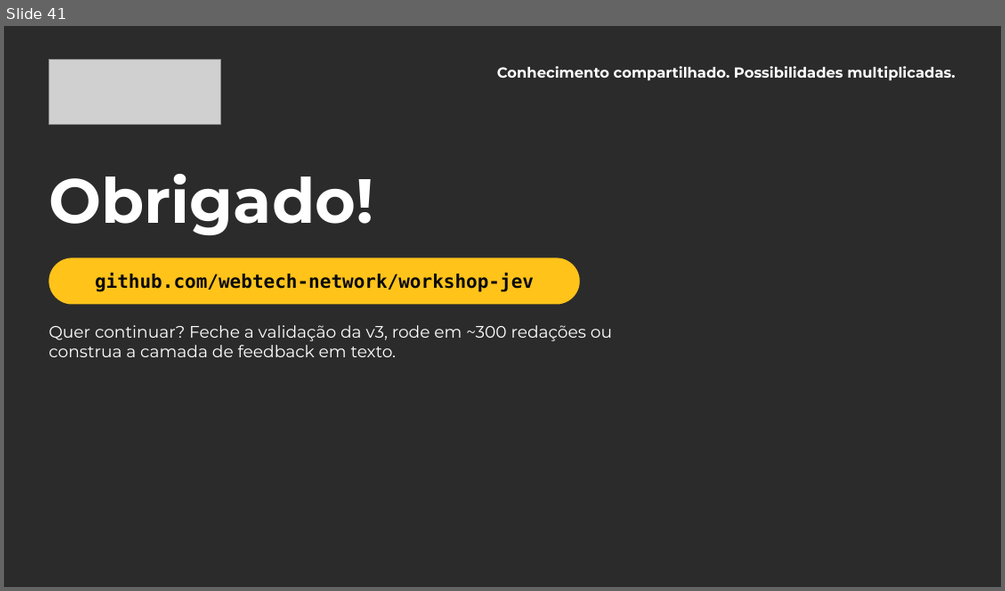
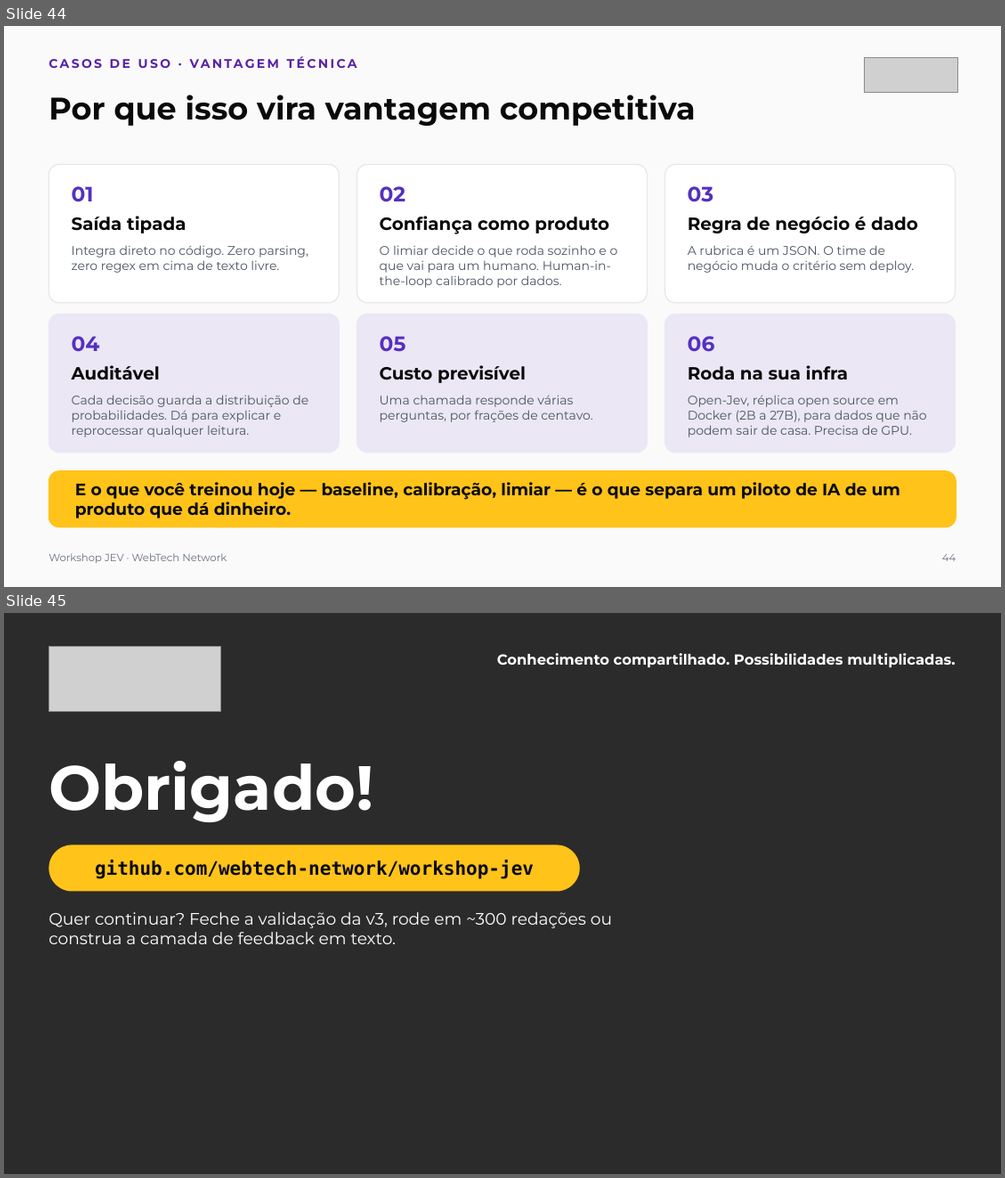
Before and after one commit to webtech-network/workshop-jev, a slide deck: docs/workshop-jev-apresentacao.pptx. Shown one above the other, each under a label of ours: slide 41 before the commit, slides 44 and 45 after it. The pictures are 1005x591 and 1005x1178 pixels, drawn with LibreOffice and Linux fonts; fonts in the diff are those of the drawing; grey boxes stand for pictures; background and template pictures are left out; a plain dark background stands for a picture behind light text. Boxes give left, top, right and bottom in pixels: in the first picture for what was removed or moved away, otherwise in the second. Text is boxed around its words. In the diff, an @@ line names an element or a change of style, - is before the commit and + after.

Commit message:
Apresentação: casos de uso do Jev

```diff
--- a/docs/workshop-jev-apresentacao.pptx
+++ b/docs/workshop-jev-apresentacao.pptx
@@ slide 44 added at <box>4,26,1001,587</box>, background #FAFAFA @@
@@ text added at <box>110,59,491,126</box>, 12 pt, text #5922A5, bold @@
+CASOS DE USO · VANTAGEM TÉCNICA
@@ picture added at <box>864,57,957,93</box> @@
@@ title added at <box>48,95,696,126</box>, 30 pt, text #0A0A0A, bold @@
+Por que isso vira vantagem competitiva
@@ rounded rectangle added at <box>48,164,339,303</box>, fill #FFFFFF, outline #E5E7EB 1 pt @@
@@ rounded rectangle added at <box>357,164,647,303</box>, fill #FFFFFF, outline #E5E7EB 1 pt @@
@@ rounded rectangle added at <box>665,164,955,303</box>, fill #FFFFFF, outline #E5E7EB 1 pt @@
@@ text added at <box>72,186,94,202</box>, 20 pt, text #5430BF, bold @@
+01
@@ text added at <box>380,186,406,202</box>, 20 pt, text #5430BF, bold @@
+02
@@ text added at <box>688,186,713,202</box>, 20 pt, text #5430BF, bold @@
+03
@@ text added at <box>72,216,186,233</box>, 17 pt, text #0A0A0A, bold @@
+Saída tipada
@@ text added at <box>380,216,609,234</box>, 17 pt, text #0A0A0A, bold @@
+Confiança como produto
@@ text added at <box>688,216,918,233</box>, 17 pt, text #0A0A0A, bold @@
+Regra de negócio é dado
@@ text added at <box>72,245,308,273</box>, 12 pt, text #4B5563 @@
+Integra direto no código. Zero parsing, zero regex em cima de texto livre.
@@ text added at <box>380,245,618,288</box>, 12 pt, text #4B5563 @@
+O limiar decide o que roda sozinho e o que vai para um humano. Human-in-the-loop calibrado por dados.
@@ text added at <box>688,245,914,273</box>, 12 pt, text #4B5563 @@
+A rubrica é um JSON. O time de negócio muda o critério sem deploy.
@@ rounded rectangle added at <box>48,313,339,452</box>, fill #EBE7F5, outline #EBE7F5 1 pt @@
@@ rounded rectangle added at <box>357,313,647,452</box>, fill #EBE7F5, outline #EBE7F5 1 pt @@
@@ rounded rectangle added at <box>665,313,955,452</box>, fill #EBE7F5, outline #EBE7F5 1 pt @@
@@ text added at <box>72,336,100,352</box>, 20 pt, text #5430BF, bold @@
+04
@@ text added at <box>380,336,406,352</box>, 20 pt, text #5430BF, bold @@
+05
@@ text added at <box>688,336,715,352</box>, 20 pt, text #5430BF, bold @@
+06
@@ text added at <box>72,365,160,379</box>, 17 pt, text #0A0A0A, bold @@
+Auditável
@@ text added at <box>380,365,526,383</box>, 17 pt, text #0A0A0A, bold @@
+Custo previsível
@@ text added at <box>688,365,849,379</box>, 17 pt, text #0A0A0A, bold @@
+Roda na sua infra
@@ text added at <box>72,394,308,437</box>, 12 pt, text #4B5563 @@
+Cada decisão guarda a distribuição de probabilidades. Dá para explicar e reprocessar qualquer leitura.
@@ text added at <box>380,394,592,422</box>, 12 pt, text #4B5563 @@
+Uma chamada responde várias perguntas, por frações de centavo.
@@ text added at <box>688,395,926,437</box>, 12 pt, text #4B5563 @@
+Open-Jev, réplica open source em Docker (2B a 27B), para dados que não podem sair de casa. Precisa de GPU.
@@ rounded rectangle added at <box>48,471,956,527</box>, fill #FFC31A, outline #FFC31A 1 pt @@
@@ text added at <box>75,482,900,518</box>, 16 pt, text #0A0A0A, bold @@
+E o que você treinou hoje — baseline, calibração, limiar — é o que separa um piloto de IA de um produto que dá dinheiro.
@@ text added at <box>48,553,226,563</box>, 10 pt, text #6B7280 @@
+Workshop JEV · WebTech Network
@@ text added at <box>942,554,955,561</box>, 10 pt, text #6B7280 @@
+44
@@ what was slide 41 is now slide 45 @@
```
Also in this commit, not shown: 3 other slides added.
